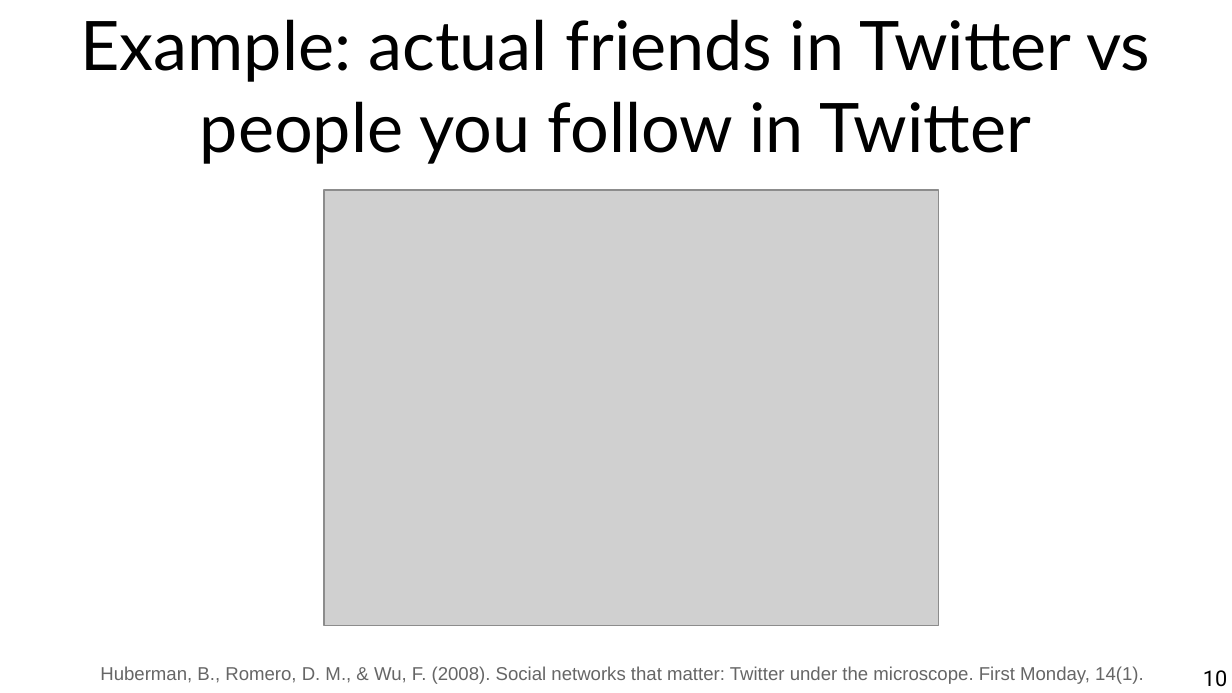
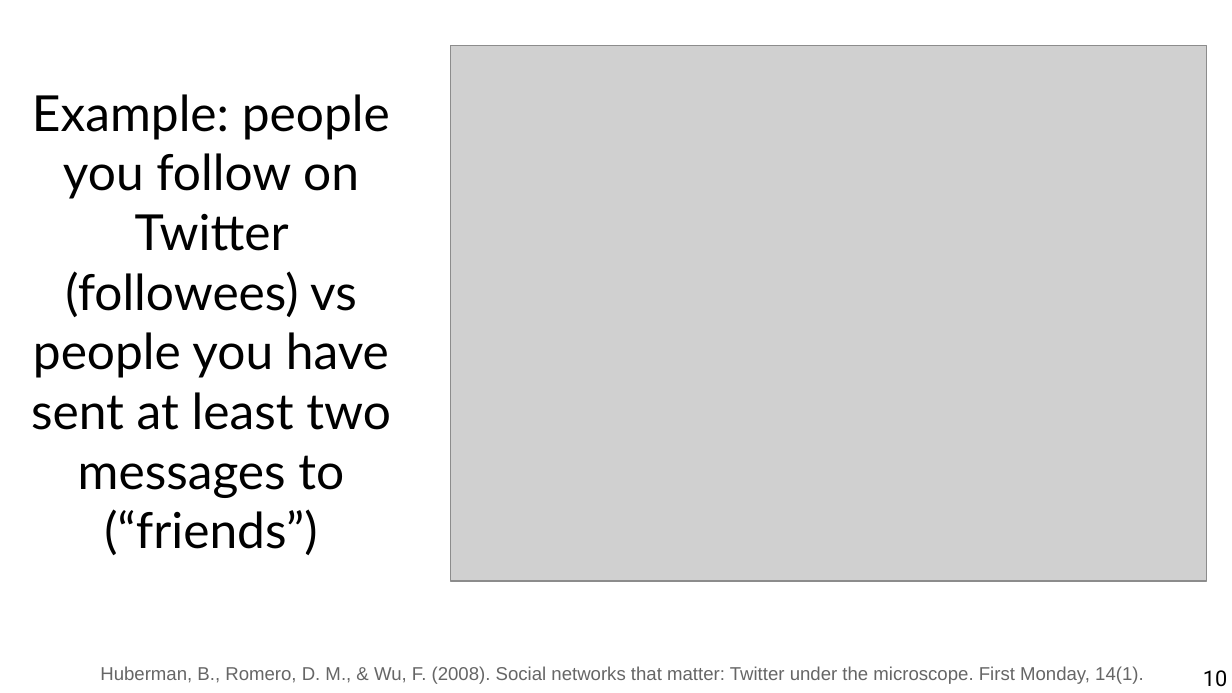
Before and after one commit to chatox/networks-science-course, a slide deck: slide 10 of theory/odp/tt04-connectivity.odp. Drawn at 1232x693 pixels with LibreOffice and Linux fonts; fonts in the diff are those of the drawing; grey boxes stand for pictures. Boxes give left, top, right and bottom in pixels: in the first picture for what was removed or moved away, otherwise in the second. Text is boxed around its words. In the diff, an @@ line names an element or a change of style, - is before the commit and + after.

```diff
--- a/theory/odp/tt04-connectivity.odp
+++ b/theory/odp/tt04-connectivity.odp
@@ title removed at [80, 19, 1150, 164] @@
-Example: actual friends in Twitter vs people you follow in Twitter
@@ picture: place and size @@
-picture at [324, 190, 939, 625]
+picture at [451, 46, 1207, 581]
@@ title added at [31, 94, 391, 555], 32 pt, text #000000 @@
+Example: people you follow on Twitter (followees) vs people you have sent at least two messages to (“friends”)
```
Also in this commit, not shown: 1 other slide changed, 2 slides added, 4 other files.
